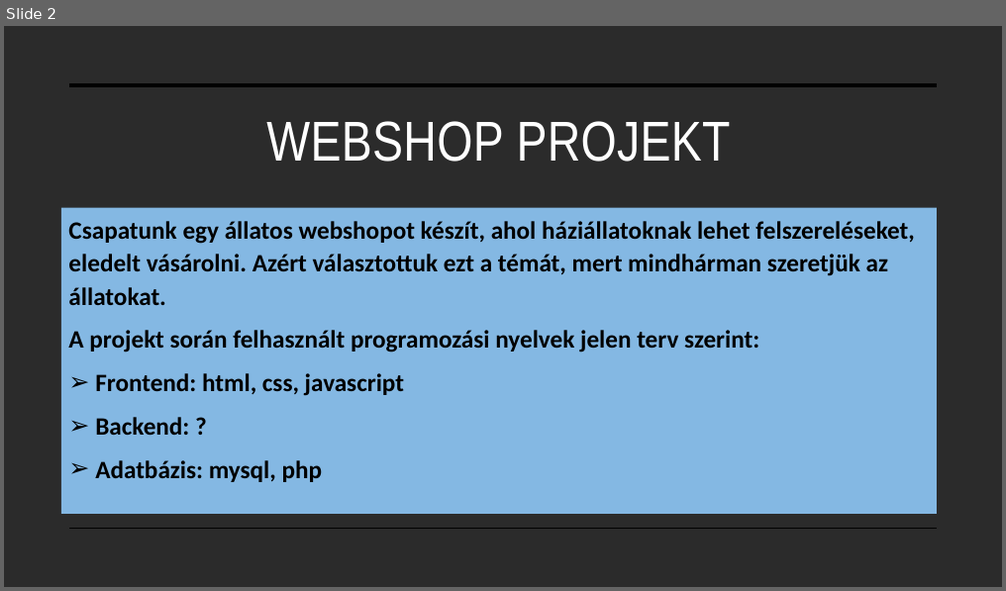
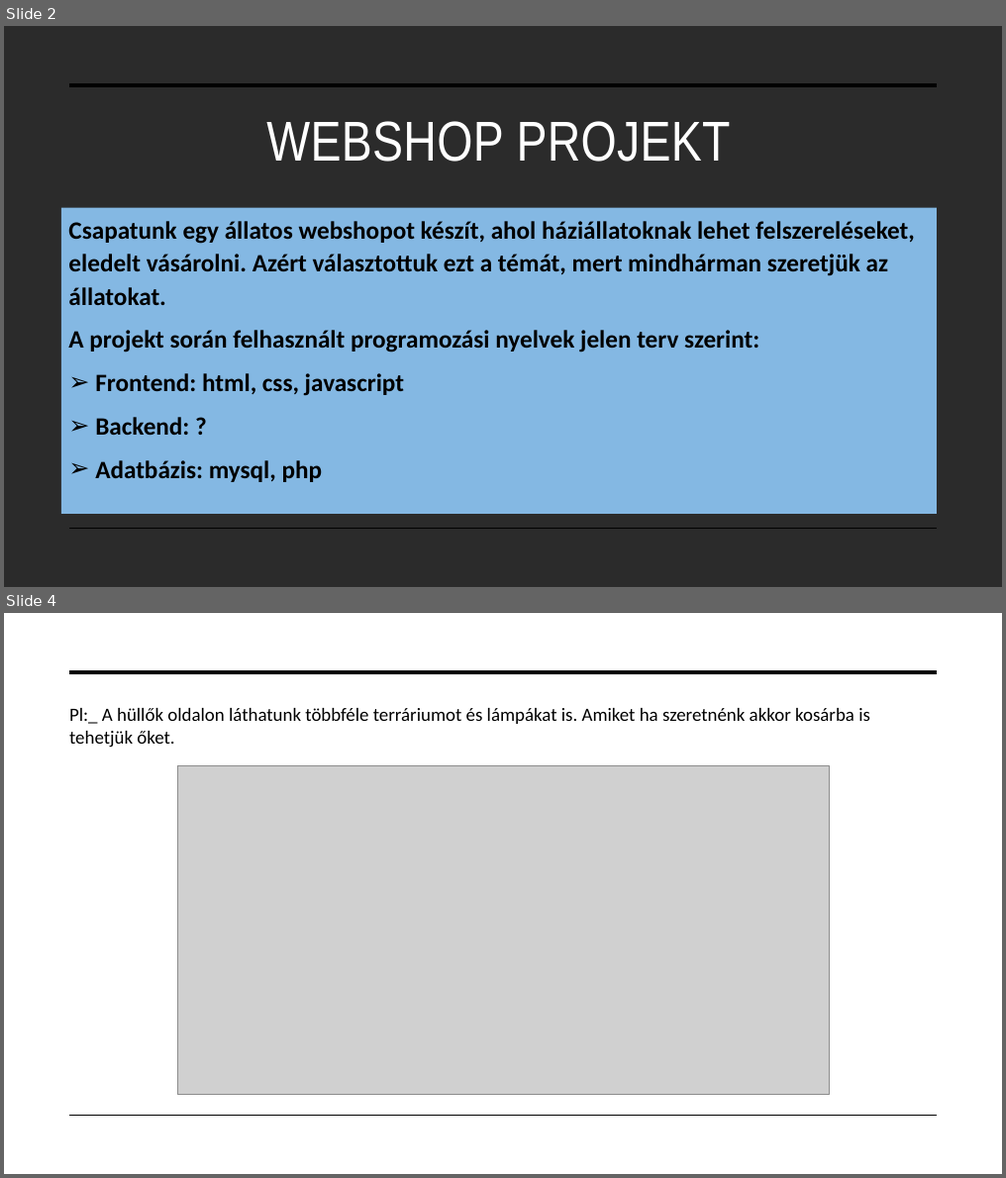
Before and after one commit to peterffydominika/13A_Projekt_webshop, a slide deck: Projektmunka.pptx. Shown one above the other, each under a label of ours: slide 2 before the commit, slides 2 and 4 after it; the slides between them are not shown. The pictures are 1006x591 and 1006x1178 pixels, drawn with LibreOffice and Linux fonts; fonts in the diff are those of the drawing; grey boxes stand for pictures; background and template pictures are left out; a plain dark background stands for a picture behind light text. Boxes give left, top, right and bottom in pixels: in the first picture for what was removed or moved away, otherwise in the second. Text is boxed around its words. In the diff, an @@ line names an element or a change of style, - is before the commit and + after.

```diff
--- a/Projektmunka.pptx
+++ b/Projektmunka.pptx
@@ slide 4 added at (4,613,1002,1174), background picture (left out); not listed: 2 template elements that a slide beside it also shows @@
@@ text added at (69,708,870,748), 18 pt, text #000000 @@
+Pl:_ A hüllők oldalon láthatunk többféle terráriumot és lámpákat is. Amiket ha szeretnénk akkor kosárba is tehetjük őket.
@@ picture added at (177,765,830,1095) @@
```
Also in this commit, not shown: 4 other slides added, 1 slide removed.
